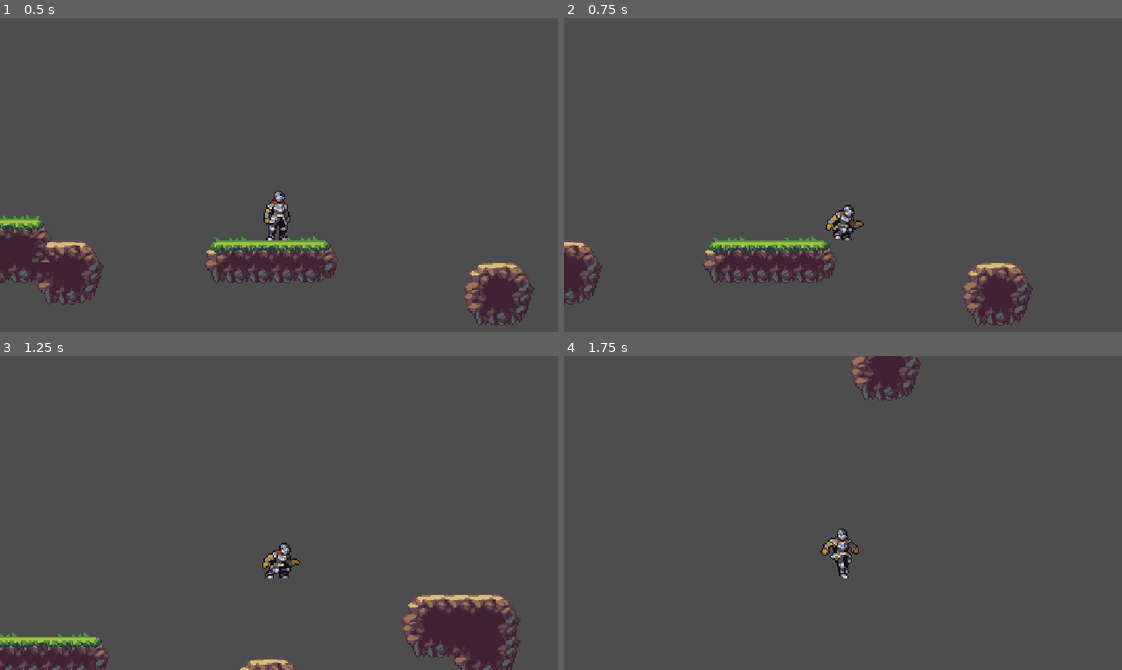
Above: before the commit, frames 1-4 (two rows, left to right).
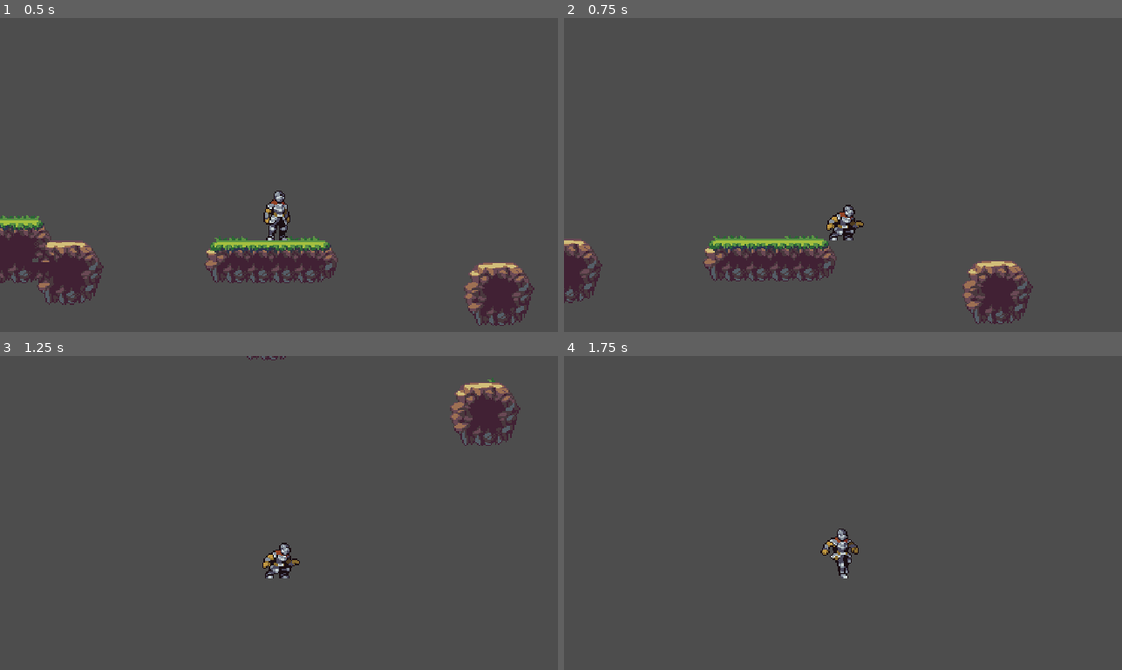
Above: after the commit, the same moments.

Repository: Mjpelukas/platformer-climb
Game: Godot game, scene res://scenes/world.tscn
Two runs of this game, one before a commit and one after it. Both use one fixed random seed, a clock stepped at 60 frames per second and the inputs below.
Inputs:
- Up to frame 1 (0.5 s): no input
- Up to frame 2 (0.75 s): tap Enter at 0.5 s; hold D (move_right) from 0.53 s (still down); hold S (crouch) from 0.53 s (still down)
- Up to frame 3 (1.25 s): keep holding D (move_right); keep holding S (crouch); tap Space (jump) at 0.77 s
- Up to frame 4 (1.75 s): keep holding D (move_right); release S (crouch) at 1.28 s; tap S (crouch) at 1.35 s; tap Space (jump) at 1.52 s

Frame 1 is identical in both runs. In frame 2, 2.3% of the frame differs, in the area x 0-85%, y 60-99%; in frame 3, 7.2%, in the area x 0-94%, y 0-100%; in frame 4, 1.1%.

Commit message:
initial commmit

Diff:
--- a/project.godot
+++ b/project.godot
@@ -45,6 +45,11 @@
 "events": [Object(InputEventKey,"resource_local_to_scene":false,"resource_name":"","device":0,"window_id":0,"alt_pressed":false,"shift_pressed":false,"ctrl_pressed":false,"meta_pressed":false,"pressed":false,"keycode":0,"physical_keycode":83,"key_label":0,"unicode":0,"echo":false,"script":null)
 ]
 }
+attack={
+"deadzone": 0.5,
+"events": [null, Object(InputEventKey,"resource_local_to_scene":false,"resource_name":"","device":0,"window_id":0,"alt_pressed":false,"shift_pressed":false,"ctrl_pressed":false,"meta_pressed":false,"pressed":false,"keycode":0,"physical_keycode":74,"key_label":0,"unicode":0,"echo":false,"script":null)
+]
+}
 
 [rendering]
 
--- a/resources/default_tileset.tres
+++ b/resources/default_tileset.tres
@@ -9,7 +9,7 @@
 0:0/0/terrain = 0
 0:0/0/physics_layer_0/linear_velocity = Vector2(0, 0)
 0:0/0/physics_layer_0/angular_velocity = 0.0
-0:0/0/physics_layer_0/polygon_0/points = PackedVector2Array(-3.625, 8, -3.875, -1, 8, -8, 8, 8)
+0:0/0/physics_layer_0/polygon_0/points = PackedVector2Array(-4.5, 8, -4.25, -0.125, 1.75, -6.25, 8, -8, 8, 8)
 0:0/0/terrains_peering_bit/right_side = 0
 0:0/0/terrains_peering_bit/bottom_right_corner = 0
 0:0/0/terrains_peering_bit/bottom_side = 0
@@ -29,7 +29,7 @@
 2:0/0/terrain = 0
 2:0/0/physics_layer_0/linear_velocity = Vector2(0, 0)
 2:0/0/physics_layer_0/angular_velocity = 0.0
-2:0/0/physics_layer_0/polygon_0/points = PackedVector2Array(-8, 8, -8, -8, 8, -8, 8, 8)
+2:0/0/physics_layer_0/polygon_0/points = PackedVector2Array(-8, 8, -8, -8, 1.75, -0.875, 5.625, 8)
 2:0/0/terrains_peering_bit/bottom_side = 0
 2:0/0/terrains_peering_bit/bottom_left_corner = 0
 2:0/0/terrains_peering_bit/left_side = 0
@@ -94,7 +94,7 @@
 0:1/0/terrain = 0
 0:1/0/physics_layer_0/linear_velocity = Vector2(0, 0)
 0:1/0/physics_layer_0/angular_velocity = 0.0
-0:1/0/physics_layer_0/polygon_0/points = PackedVector2Array(-8, 8, -8, -8, 8, -8, 8, 8)
+0:1/0/physics_layer_0/polygon_0/points = PackedVector2Array(-5.875, 8, -7, -3.75, -5.125, -8, 8, -8, 8, 8)
 0:1/0/terrains_peering_bit/right_side = 0
 0:1/0/terrains_peering_bit/bottom_right_corner = 0
 0:1/0/terrains_peering_bit/bottom_side = 0
@@ -119,7 +119,7 @@
 2:1/0/terrain = 0
 2:1/0/physics_layer_0/linear_velocity = Vector2(0, 0)
 2:1/0/physics_layer_0/angular_velocity = 0.0
-2:1/0/physics_layer_0/polygon_0/points = PackedVector2Array(-8, 8, -8, -8, 8, -8, 8, 8)
+2:1/0/physics_layer_0/polygon_0/points = PackedVector2Array(-8, 8, -8, -8, 5.25, -8, 8, -3.625, 5.125, 8)
 2:1/0/terrains_peering_bit/bottom_side = 0
 2:1/0/terrains_peering_bit/bottom_left_corner = 0
 2:1/0/terrains_peering_bit/left_side = 0
@@ -139,25 +139,29 @@
 5:1/0/physics_layer_0/polygon_0/points = PackedVector2Array(-8, 8, -8, -8, 8, -8, 8, 8)
 6:1/0 = 0
 6:1/0/terrain_set = 0
-6:1/0/terrain = 1
 6:1/0/physics_layer_0/linear_velocity = Vector2(0, 0)
 6:1/0/physics_layer_0/angular_velocity = 0.0
+6:1/0/terrains_peering_bit/bottom_right_corner = 1
+6:1/0/terrains_peering_bit/bottom_side = 1
 7:1/0 = 0
 7:1/0/terrain_set = 0
-7:1/0/terrain = 1
 7:1/0/physics_layer_0/linear_velocity = Vector2(0, 0)
 7:1/0/physics_layer_0/angular_velocity = 0.0
+7:1/0/terrains_peering_bit/bottom_right_corner = 1
+7:1/0/terrains_peering_bit/bottom_side = 1
+7:1/0/terrains_peering_bit/bottom_left_corner = 1
 9:1/0 = 0
 9:1/0/terrain_set = 0
-9:1/0/terrain = 1
 9:1/0/physics_layer_0/linear_velocity = Vector2(0, 0)
 9:1/0/physics_layer_0/angular_velocity = 0.0
+9:1/0/terrains_peering_bit/bottom_side = 1
+9:1/0/terrains_peering_bit/bottom_left_corner = 1
 0:2/0 = 0
 0:2/0/terrain_set = 0
 0:2/0/terrain = 0
 0:2/0/physics_layer_0/linear_velocity = Vector2(0, 0)
 0:2/0/physics_layer_0/angular_velocity = 0.0
-0:2/0/physics_layer_0/polygon_0/points = PackedVector2Array(-8, 8, -8, -8, 8, -8, 8, 8)
+0:2/0/physics_layer_0/polygon_0/points = PackedVector2Array(2.5, 5.375, -5.5, -8, 8, -8, 8, 6.75)
 0:2/0/terrains_peering_bit/right_side = 0
 0:2/0/terrains_peering_bit/top_side = 0
 0:2/0/terrains_peering_bit/top_right_corner = 0
@@ -177,7 +181,7 @@
 2:2/0/terrain = 0
 2:2/0/physics_layer_0/linear_velocity = Vector2(0, 0)
 2:2/0/physics_layer_0/angular_velocity = 0.0
-2:2/0/physics_layer_0/polygon_0/points = PackedVector2Array(-8, 8, -8, -8, 8, -8, 8, 8)
+2:2/0/physics_layer_0/polygon_0/points = PackedVector2Array(-8, 8, -8, -8, 4.125, -8, 1.125, 0.625)
 2:2/0/terrains_peering_bit/left_side = 0
 2:2/0/terrains_peering_bit/top_left_corner = 0
 2:2/0/terrains_peering_bit/top_side = 0
@@ -191,6 +195,8 @@
 6:2/0/physics_layer_0/linear_velocity = Vector2(0, 0)
 6:2/0/physics_layer_0/angular_velocity = 0.0
 6:2/0/terrains_peering_bit/right_side = 1
+6:2/0/terrains_peering_bit/top_side = 1
+6:2/0/terrains_peering_bit/top_right_corner = 1
 7:2/0 = 0
 7:2/0/terrain_set = 0
 7:2/0/terrain = 1
@@ -198,6 +204,9 @@
 7:2/0/physics_layer_0/angular_velocity = 0.0
 7:2/0/terrains_peering_bit/right_side = 1
 7:2/0/terrains_peering_bit/left_side = 1
+7:2/0/terrains_peering_bit/top_left_corner = 1
+7:2/0/terrains_peering_bit/top_side = 1
+7:2/0/terrains_peering_bit/top_right_corner = 1
 8:2/0 = 0
 8:2/0/terrain_set = 0
 8:2/0/terrain = 1
@@ -205,12 +214,17 @@
 8:2/0/physics_layer_0/angular_velocity = 0.0
 8:2/0/terrains_peering_bit/right_side = 1
 8:2/0/terrains_peering_bit/left_side = 1
+8:2/0/terrains_peering_bit/top_left_corner = 1
+8:2/0/terrains_peering_bit/top_side = 1
+8:2/0/terrains_peering_bit/top_right_corner = 1
 9:2/0 = 0
 9:2/0/terrain_set = 0
 9:2/0/terrain = 1
 9:2/0/physics_layer_0/linear_velocity = Vector2(0, 0)
 9:2/0/physics_layer_0/angular_velocity = 0.0
 9:2/0/terrains_peering_bit/left_side = 1
+9:2/0/terrains_peering_bit/top_left_corner = 1
+9:2/0/terrains_peering_bit/top_side = 1
 0:3/0 = 0
 0:3/0/physics_layer_0/linear_velocity = Vector2(0, 0)
 0:3/0/physics_layer_0/angular_velocity = 0.0
